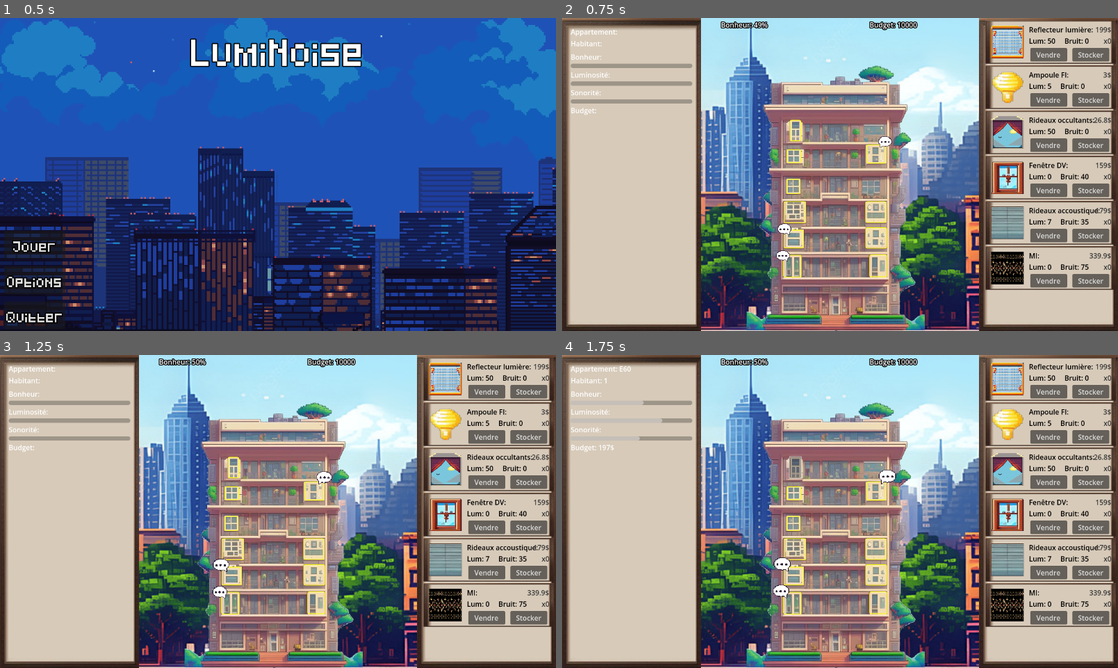
Above: before the commit, frames 1-4 (two rows, left to right).
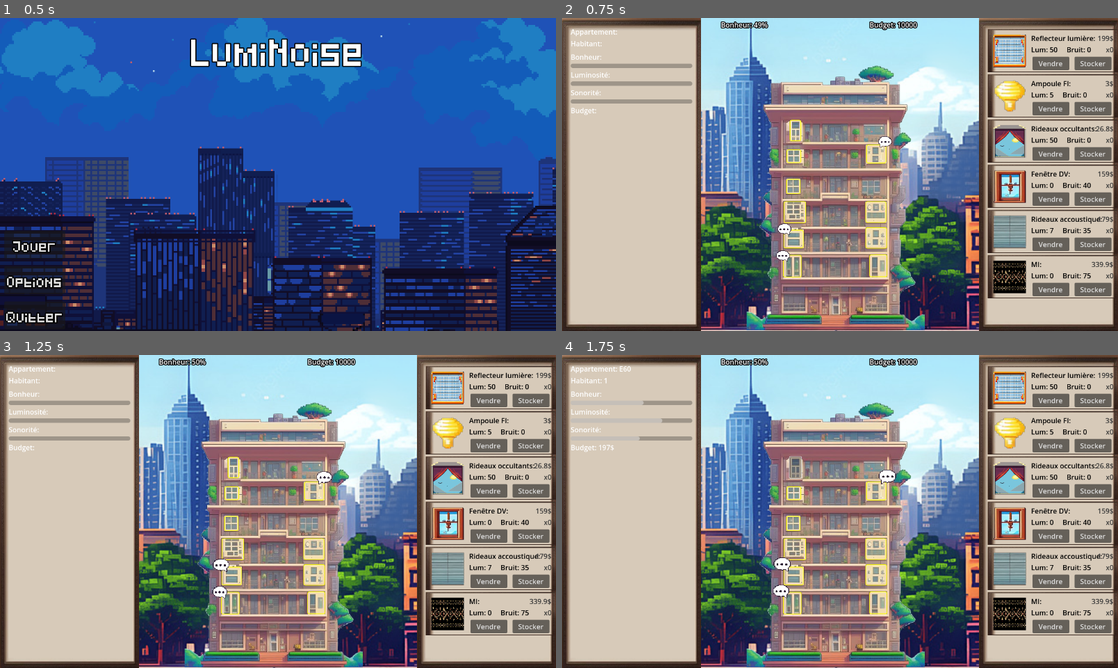
Above: after the commit, the same moments.

Repository: Ranger1986/jeuserieux
Game: Godot game, scene res://Scene/menu.tscn
Same seed, same stepped clock (60 frames per second), same inputs: the game is played once before the commit and once after it.
Inputs (mouse positions are in pixels of both pictures, inside the frame that each line leads up to):
- Up to frame 1 (0.5 s): no input
- Up to frame 2 (0.75 s): click "Jouer" at 0.5 s
- Up to frame 3 (1.25 s): no input
- Up to frame 4 (1.75 s): click (795, 467) at 1.25 s

Frame 1 is identical in both runs. In frame 2, 13% of the frame differs, in the area x 76-100%, y 0-90%; in frame 3, 13%; in frame 4, 13%.

Commit message:
feat: README

Diff:
--- a/Scene/main_frame.tscn
+++ b/Scene/main_frame.tscn
@@ -118,10 +118,10 @@
 
 [node name="ScrollContainer" type="ScrollContainer" parent="Store"]
 layout_mode = 0
-offset_left = 5.0
-offset_top = 5.0
-offset_right = 5.0
-offset_bottom = 5.0
+offset_left = 15.0
+offset_top = 25.0
+offset_right = 15.0
+offset_bottom = 25.0
 script = ExtResource("2_dkngt")
 
 [node name="VBoxContainer" type="VBoxContainer" parent="Store/ScrollContainer"]
--- a/Scripts/ScrollAdapt.gd
+++ b/Scripts/ScrollAdapt.gd
@@ -3,5 +3,5 @@
 
 # Called when the node enters the scene tree for the first time.
 func _ready() -> void:
-	size=get_parent_area_size()
+	size=get_parent_area_size()-Vector2(10,10)
 	pass # Replace with function body.
Binary file added: README/Main.png
Not shown, added: README/Main.png.import
Binary file added: README/Menu.png
Not shown, added: README/Menu.png.import
Not shown, changed: .gitignore
Not shown, changed: README.md
